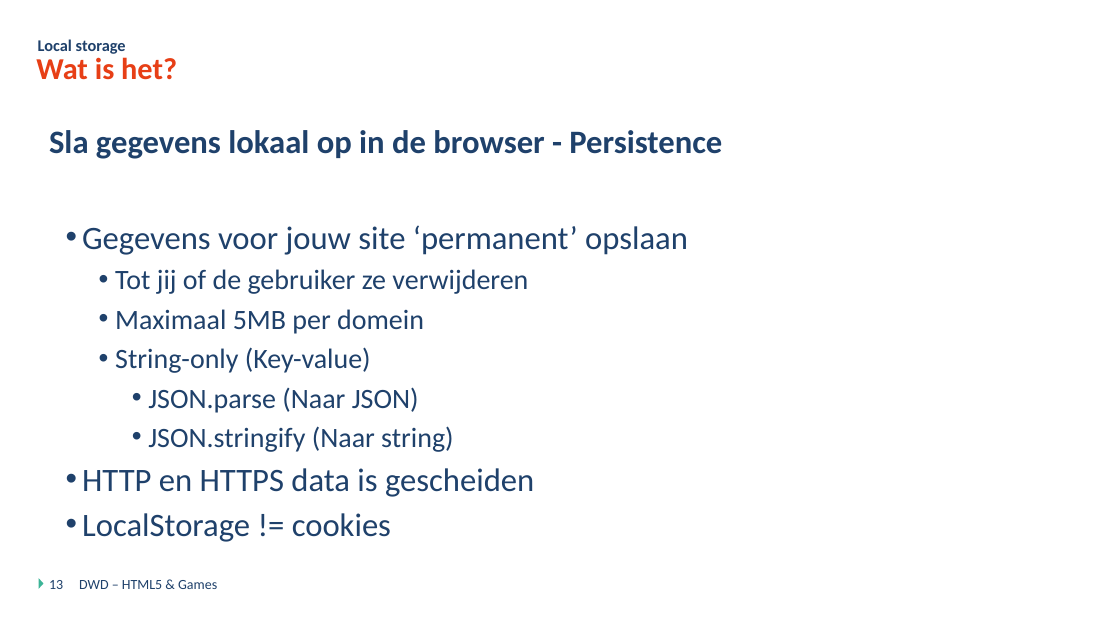
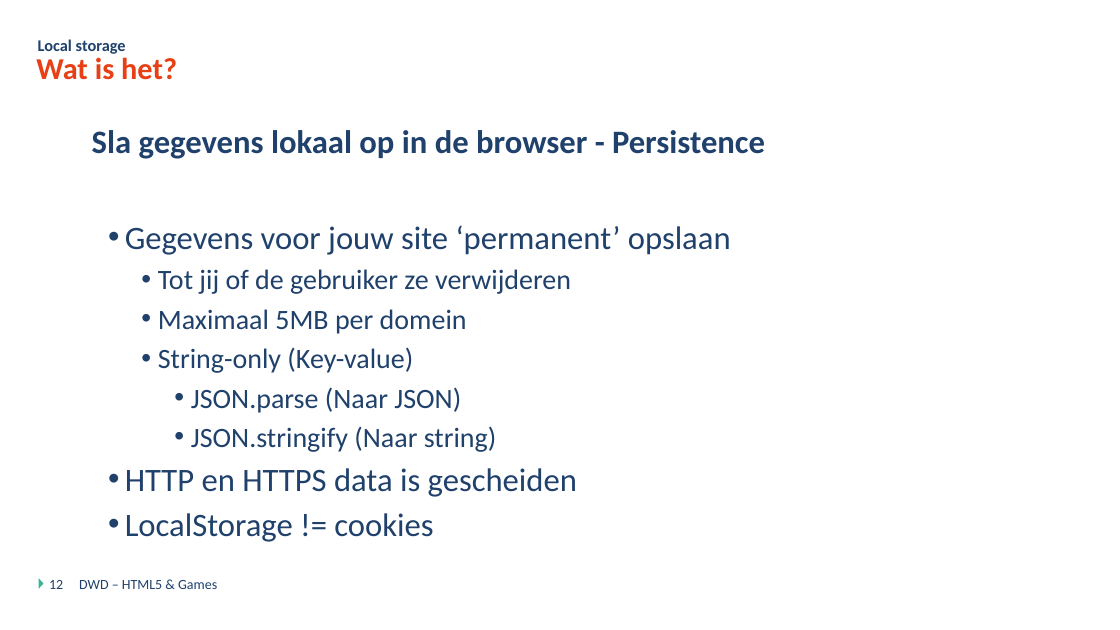
Before and after one commit to DmitriyVdE/Odisee_Bru_Dyn_Web_Dev_Opdracht, a slide deck: slide 12 of DWD - Javascript Games - Theorie.pptx (slide 13 before the commit). Drawn at 1120x630 pixels with LibreOffice and Linux fonts; fonts in the diff are those of the drawing; background and template pictures are left out. Boxes give left, top, right and bottom in pixels: in the first picture for what was removed or moved away, otherwise in the second. Text is boxed around its words. In the diff, an @@ line names an element or a change of style, - is before the commit and + after.

```diff
--- a/DWD - Javascript Games - Theorie.pptx
+++ b/DWD - Javascript Games - Theorie.pptx
@@ text "Sla gegevens lokaal op in ...": place and size @@
-text "Sla gegevens lokaal op in ..." at [49, 130, 722, 542]
+text "Sla gegevens lokaal op in ..." at [92, 130, 765, 542]
@@ page number at [49, 580, 63, 589]: text changed @@
-13
+12
```
Also in this commit, not shown: 2 other slides changed, 1 slide removed.
